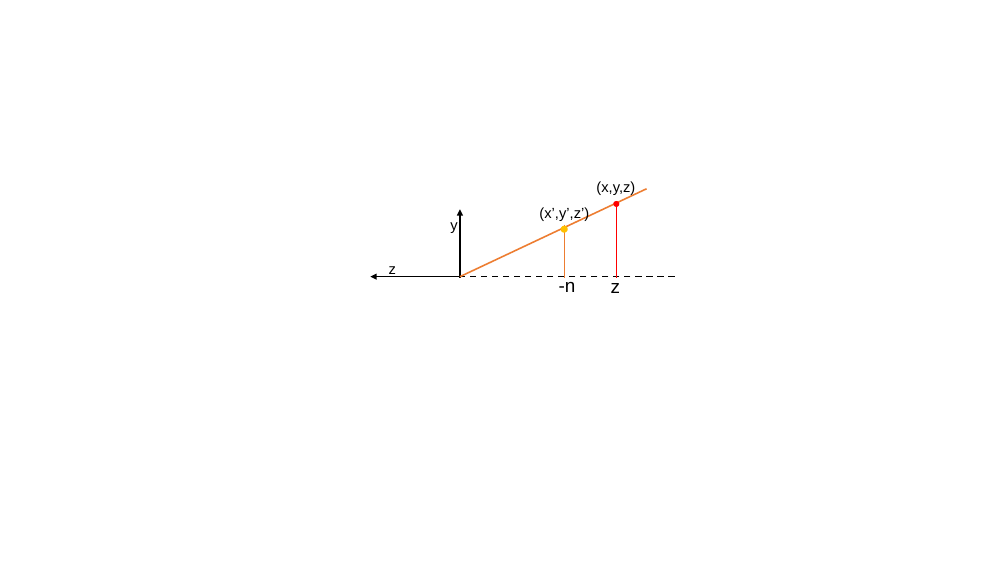
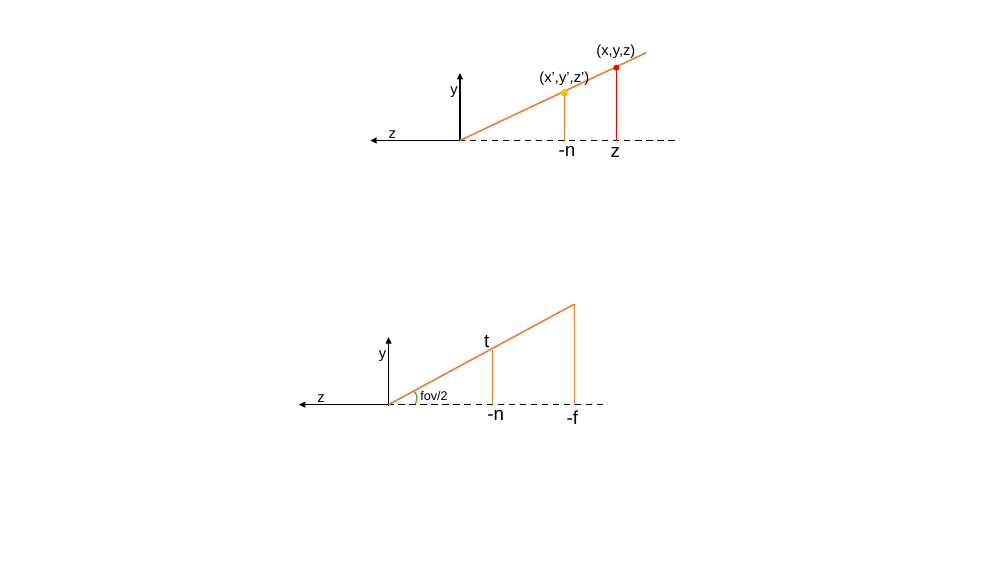
Before and after one commit to wsyOverflow/typora-notes, a slide deck: slide 3 of text-notes/graphic basics/1. Projection Transformations.assets/Transformations.pptx. Drawn at 1008x567 pixels with LibreOffice and Linux fonts; fonts in the diff are those of the drawing. Boxes give left, top, right and bottom in pixels: in the first picture for what was removed or moved away, otherwise in the second. Text is boxed around its words. In the diff, an @@ line names an element or a change of style, - is before the commit and + after.

```diff
--- a/text-notes/graphic basics/1. Projection Transformations.assets/Transformations.pptx
+++ b/text-notes/graphic basics/1. Projection Transformations.assets/Transformations.pptx
@@ 6 texts, 4 lines, 2 arrows, 2 ellipses: place and size @@
-6 texts, 4 lines, 2 arrows, 2 ellipses at (371, 181, 675, 293)
+6 texts, 4 lines, 2 arrows, 2 ellipses at (371, 44, 675, 157)
@@ line added from (389, 405) to (574, 304), #ED7D31 1.5 pt @@
@@ line added from (574, 304) to (574, 405), #ED7D31 1 pt @@
@@ text added at (379, 350, 386, 361), 14 pt, text #000000 @@
+y
@@ arrow added from (389, 405) to (389, 337), #000000 1.5 pt @@
@@ text added at (484, 334, 489, 351), 18 pt, text #000000 @@
+t
@@ line added from (493, 349) to (493, 407), #ED7D31 1 pt @@
@@ arc (boxed as its full ellipse) added at (398, 388, 420, 413), outline #70AD47 1.5 pt @@
@@ arrow added from (388, 405) to (299, 405), #000000 1.5 pt @@
@@ text added at (317, 394, 324, 405), 14 pt, text #000000 @@
+z
@@ line added from (603, 405) to (389, 405), #000000 1.5 pt dashed @@
@@ text added at (420, 391, 447, 400), 12 pt, text #000000 @@
+fov/2
@@ text added at (487, 410, 504, 420), 18 pt, text #000000 @@
+-n
@@ text added at (567, 410, 579, 424), 18 pt, text #000000 @@
+-f
```
Also in this commit, not shown: 30 other files.
